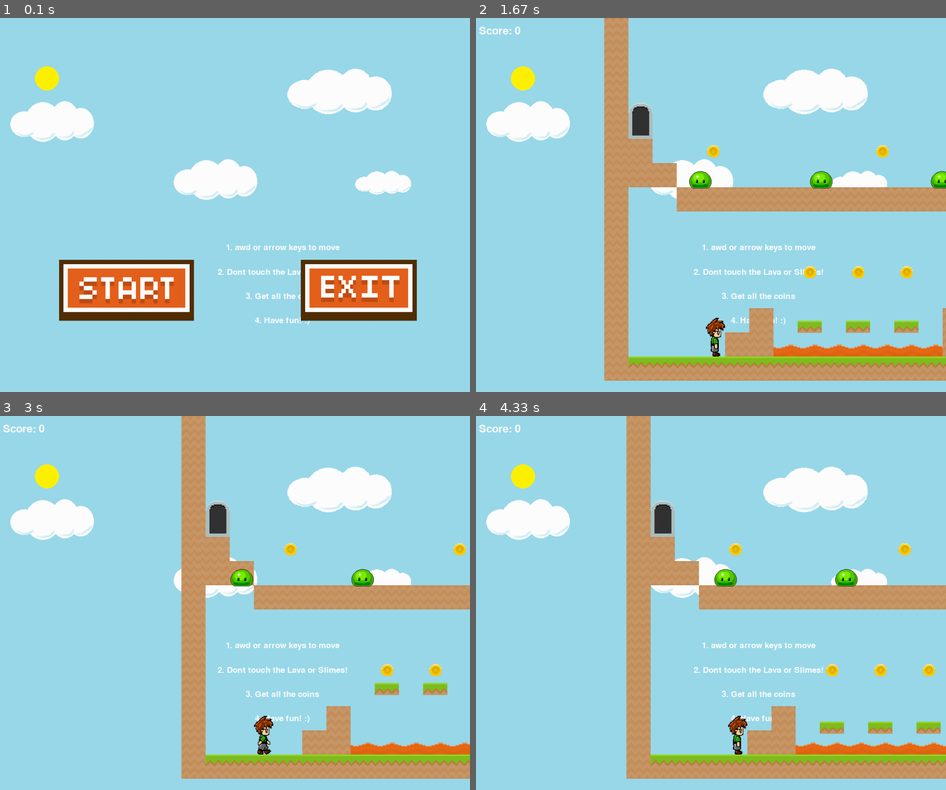
Above: before the commit, frames 1-4 (two rows, left to right).
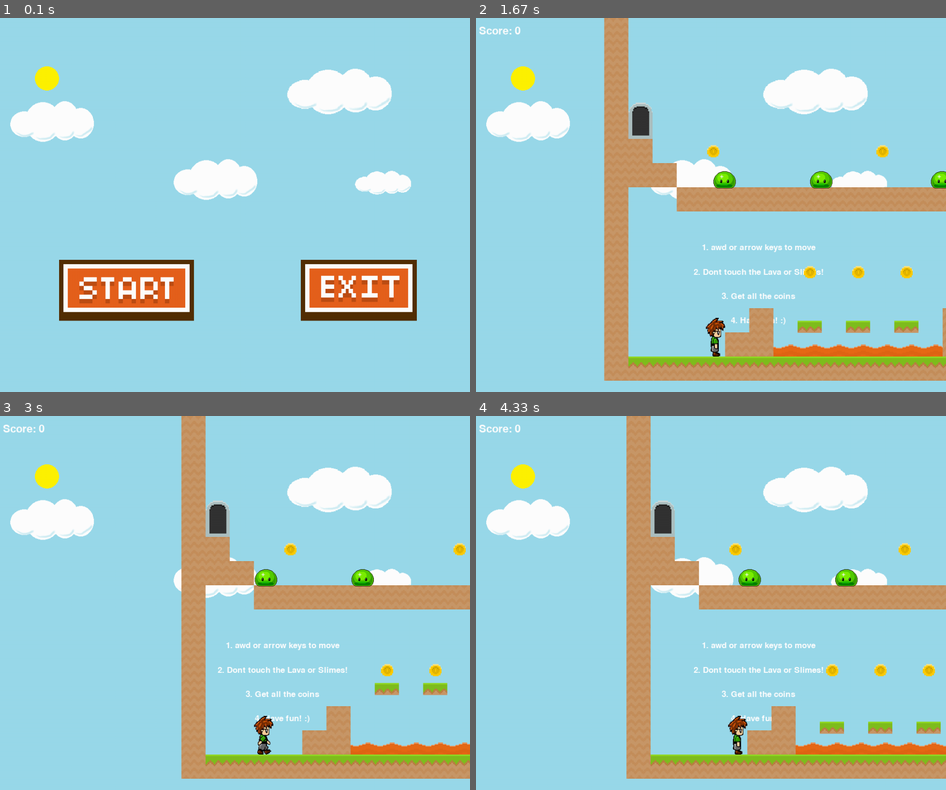
Above: after the commit, the same moments.

Repository: BHalpert/PyGamePlaformGame
Game: pygame game, started from main.py
Two runs of this game, one before a commit and one after it. Both use one fixed random seed, a clock stepped at 60 frames per second and the inputs below.
Inputs (mouse positions are in pixels of both pictures, inside the frame that each line leads up to):
- Up to frame 1 (0.1 s): no input
- Up to frame 2 (1.67 s): click (602, 291) at 0.38 s; hold Right 0.67-1.13 s; move the mouse to (706, 291) at 0.7 s; hold Right 1.17-1.63 s
- Up to frame 3 (3 s): hold Left 1.67-2.2 s; hold Right from 2.67 s (still down)
- Up to frame 4 (4.33 s): release Right at 3.3 s; hold Left 3.33-3.8 s; hold Right 3.83-4.3 s

The runs differ from the first frame. In frame 1, 0.5% of the frame differs, in the area x 46-73%, y 60-83%; in frame 2, 0.4%; in frame 3, 0.4%; in frame 4, 0.4%.

Commit message:
turorial text

Diff:
--- a/main.py
+++ b/main.py
@@ -436,7 +436,7 @@
     screen.blit(sun_img, (100, 100))
 
 
-    if (level == 0):
+    if (level == 0) and main_menu == False:
         screen.blit(move, RM)
         screen.blit(danger, RD)
         screen.blit(coin, RC)
Binary file changed: Levels/level0_data
